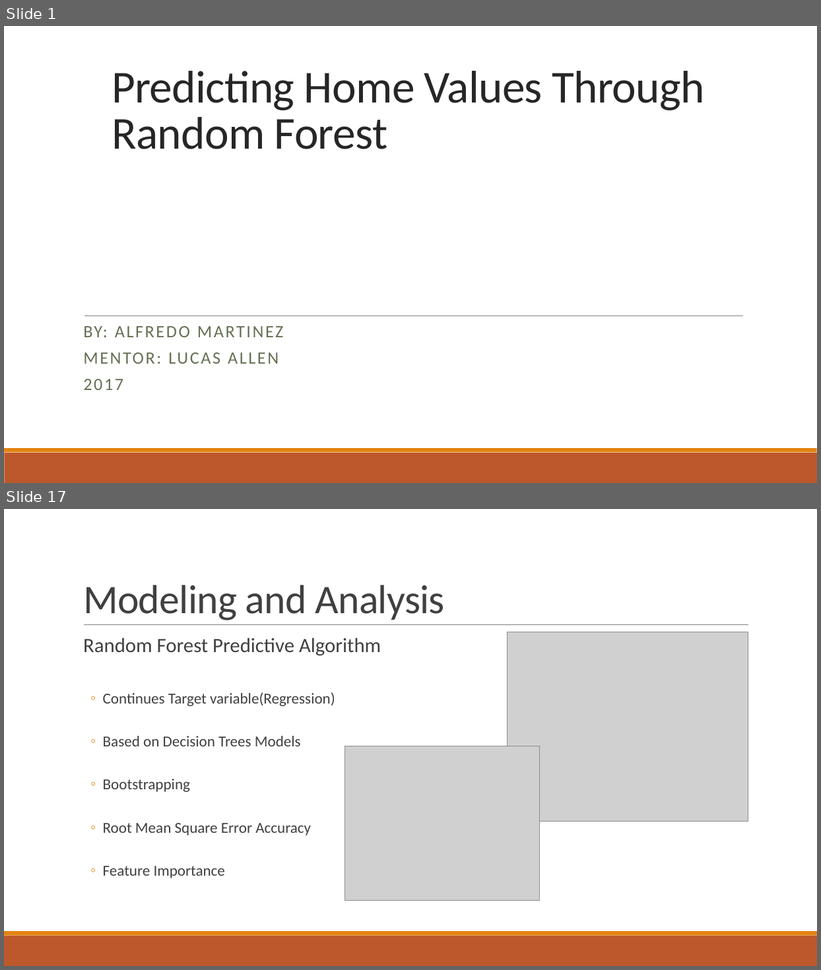
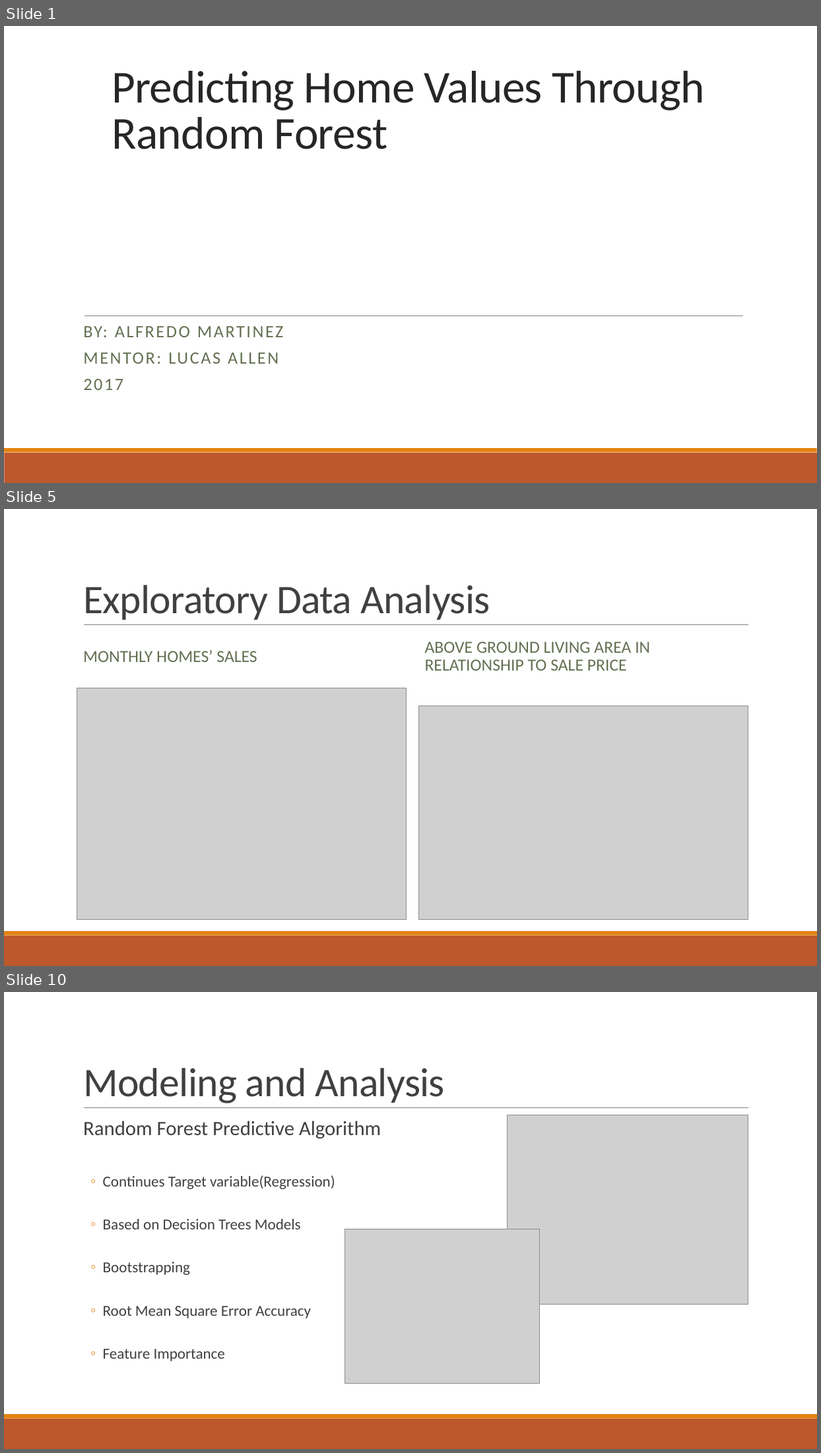
Before and after one commit to AlfredMtz/Springboard, a slide deck: Ames_project/Slide_deck.pptx. Shown one above the other, each under a label of ours: slides 1 and 17 before the commit, slides 1, 5 and 10 after it; the slides between them are not shown. The pictures are 821x970 and 821x1453 pixels, drawn with LibreOffice and Linux fonts; fonts in the diff are those of the drawing; grey boxes stand for pictures. Boxes give left, top, right and bottom in pixels: in the first picture for what was removed or moved away, otherwise in the second. Text is boxed around its words. In the diff, an @@ line names an element or a change of style, - is before the commit and + after.

```diff
--- a/Ames_project/Slide_deck.pptx
+++ b/Ames_project/Slide_deck.pptx
@@ slide 5 added at (4, 509, 817, 966), background #FFFFFF; not listed: 3 template elements that a slide beside it also shows @@
@@ title added at (83, 585, 490, 620), 48 pt, text #404040 @@
+Exploratory Data Analysis
@@ text added at (425, 642, 650, 671), 20 pt, text #637052 @@
+ABOVE GROUND LIVING AREA IN RELATIONSHIP TO SALE PRICE
@@ text added at (83, 650, 257, 662), 20 pt, text #637052 @@
+MONTHLY HOMES’ SALES
@@ picture added at (77, 689, 407, 920) @@
@@ picture added at (418, 706, 748, 920) @@
@@ what was slide 17 is now slide 10 @@
```
Also in this commit, not shown: 5 slides changed, 6 other slides added, 14 slides removed.
